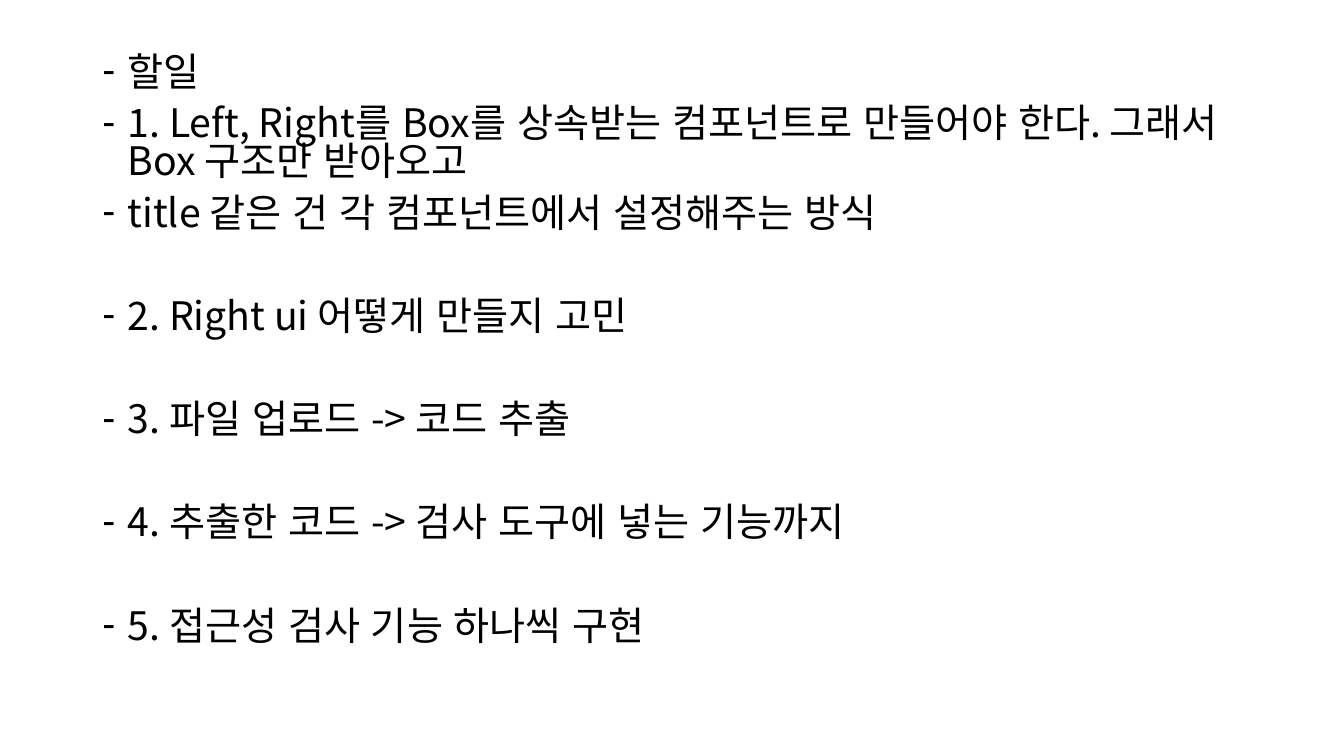
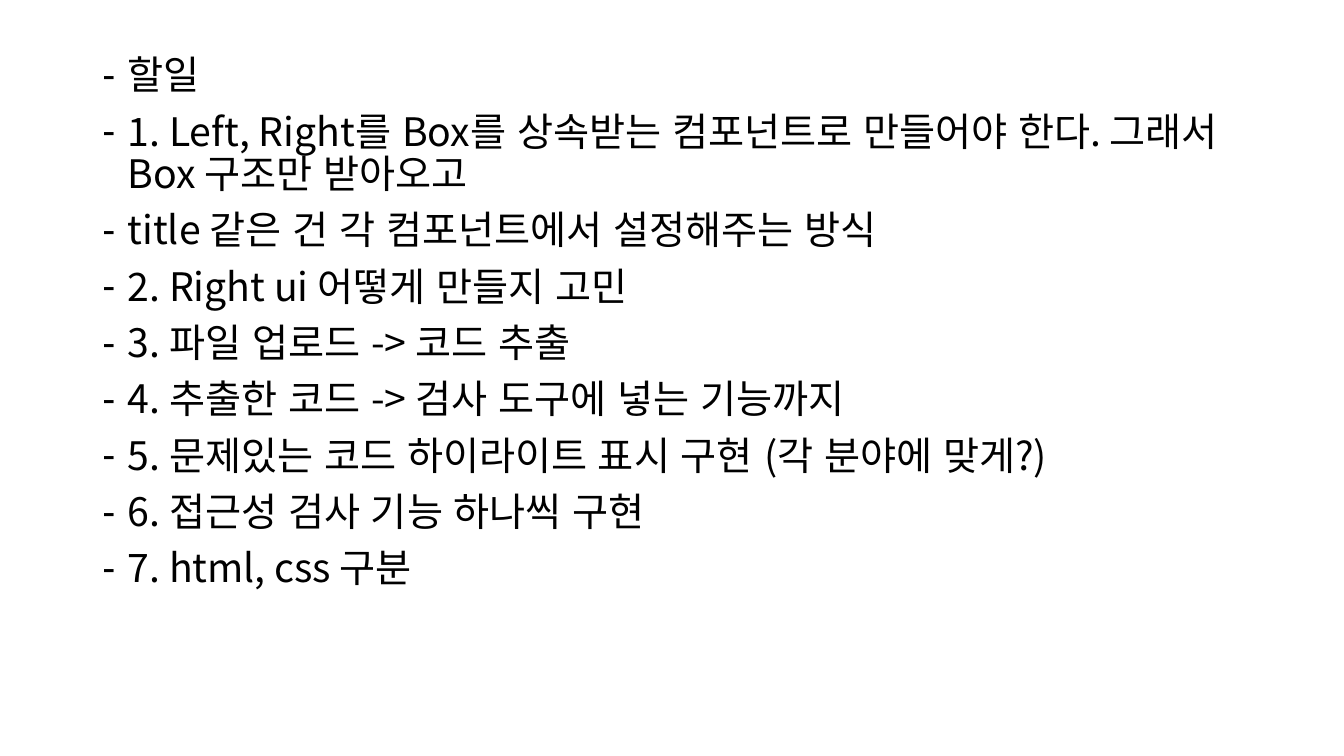
Before and after one commit to jun17183/web-accessibility-validator, a slide deck: slide 5 of web-accessibility-validator.pptx. Drawn at 1344x756 pixels with LibreOffice and Linux fonts; fonts in the diff are those of the drawing. Boxes give left, top, right and bottom in pixels: in the first picture for what was removed or moved away, otherwise in the second. Text is boxed around its words. In the diff, an @@ line names an element or a change of style, - is before the commit and + after.

Commit message:
ppt 수정

```diff
--- a/web-accessibility-validator.pptx
+++ b/web-accessibility-validator.pptx
@@ text at (x1=128, y1=56, x2=1218, y2=416): line spacing 0.8 to 0.9 @@
@@ text at (x1=128, y1=437, x2=1047, y2=589): text changed @@
-– 5. 접근성 검사 기능 하나씩 구현
+– 5. 문제있는 코드 하이라이트 표시 구현 (각 분야에 맞게?)
+– 6. 접근성 검사 기능 하나씩 구현
+– 7. html, css 구분
```
